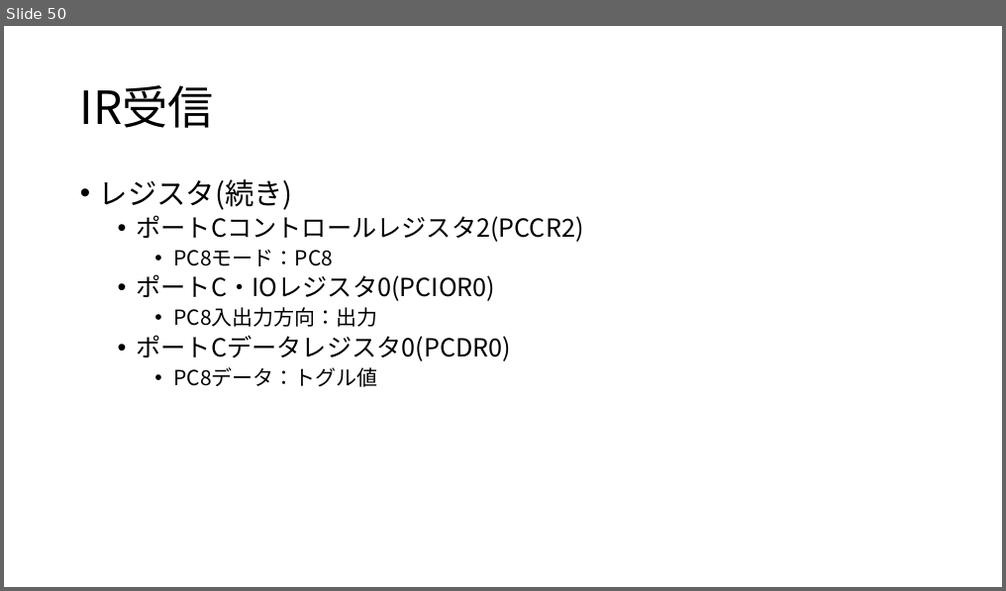
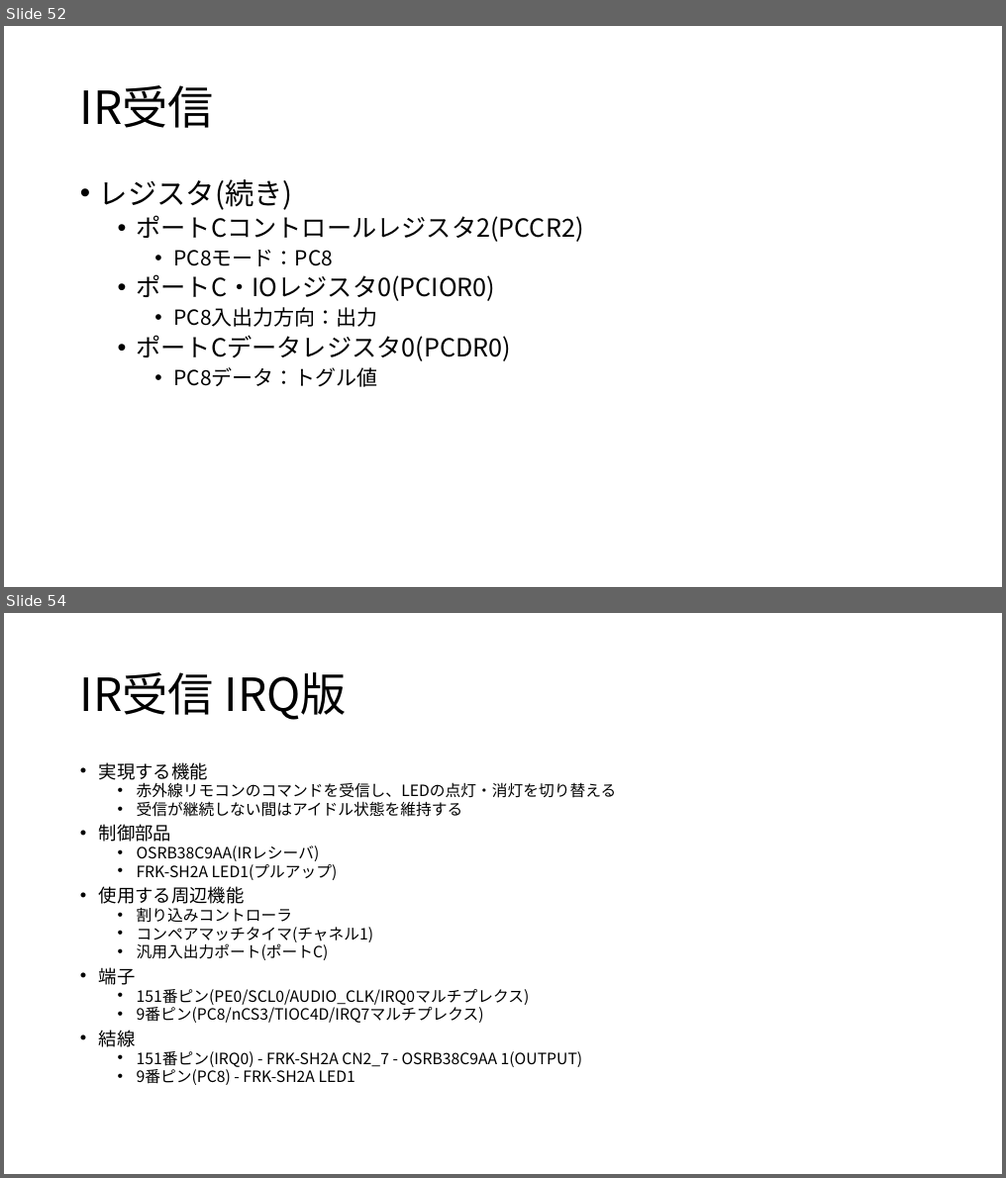
Before and after one commit to moku828/sh7262_an, a slide deck: SH7262アプリケーションノート.pptx. Shown one above the other, each under a label of ours: slide 50 before the commit, slides 52 and 54 after it; the slides between them are not shown. The pictures are 1006x591 and 1006x1178 pixels, drawn with LibreOffice and Linux fonts; fonts in the diff are those of the drawing. Boxes give left, top, right and bottom in pixels: in the first picture for what was removed or moved away, otherwise in the second. Text is boxed around its words. In the diff, an @@ line names an element or a change of style, - is before the commit and + after.

```diff
--- a/SH7262アプリケーションノート.pptx
+++ b/SH7262アプリケーションノート.pptx
@@ slide 54 added at (x1=4, y1=613, x2=1002, y2=1174), background #FFFFFF @@
@@ title added at (x1=80, y1=672, x2=347, y2=720), 44 pt, text #000000 @@
+IR受信 IRQ版
@@ text added at (x1=99, y1=762, x2=617, y2=1085), 15 pt, text #000000 @@
+• 実現する機能
+  • 赤外線リモコンのコマンドを受信し、LEDの点灯・消灯を切り替える
+  • 受信が継続しない間はアイドル状態を維持する
+• 制御部品
+  • OSRB38C9AA(IRレシーバ)
+  • FRK-SH2A LED1(プルアップ)
+• 使用する周辺機能
+  • 割り込みコントローラ
+  • コンペアマッチタイマ(チャネル1)
+  • 汎用入出力ポート(ポートC)
+• 端子
+  • 151番ピン(PE0/SCL0/AUDIO_CLK/IRQ0マルチプレクス)
+  • 9番ピン(PC8/nCS3/TIOC4D/IRQ7マルチプレクス)
+• 結線
+  • 151番ピン(IRQ0) - FRK-SH2A CN2_7 - OSRB38C9AA 1(OUTPUT)
+  • 9番ピン(PC8) - FRK-SH2A LED1
@@ what was slide 50 is now slide 52 @@
```
Also in this commit, not shown: 2 slides changed, 3 other slides added.
